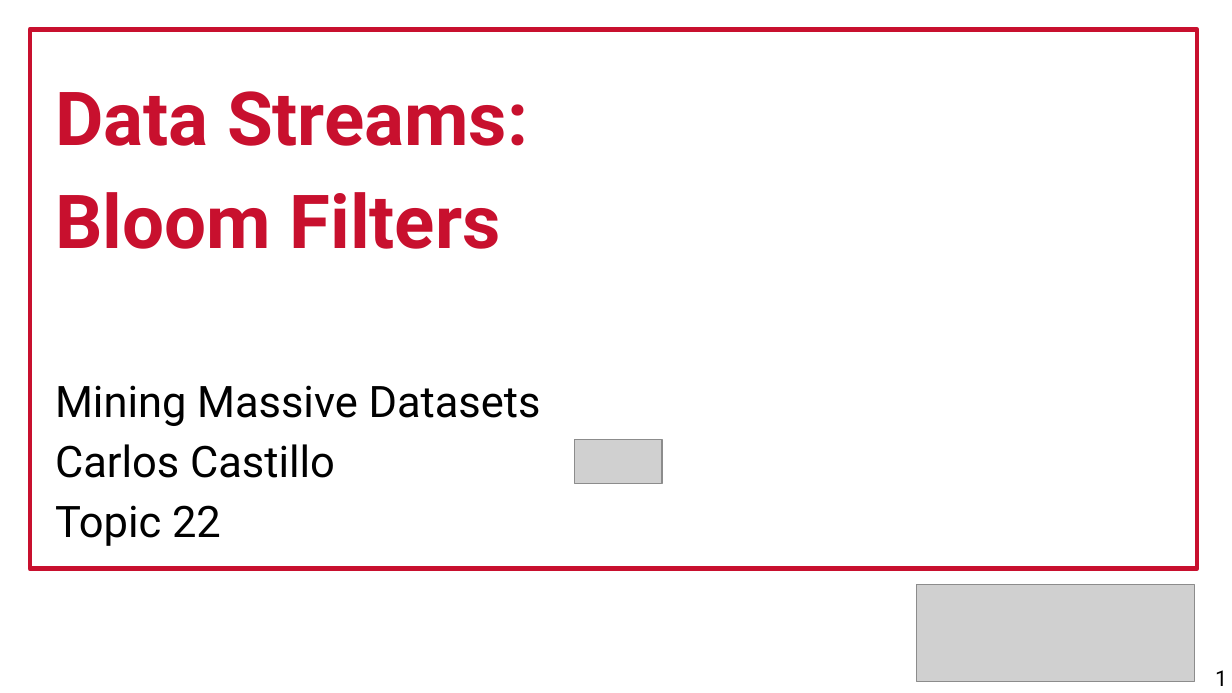
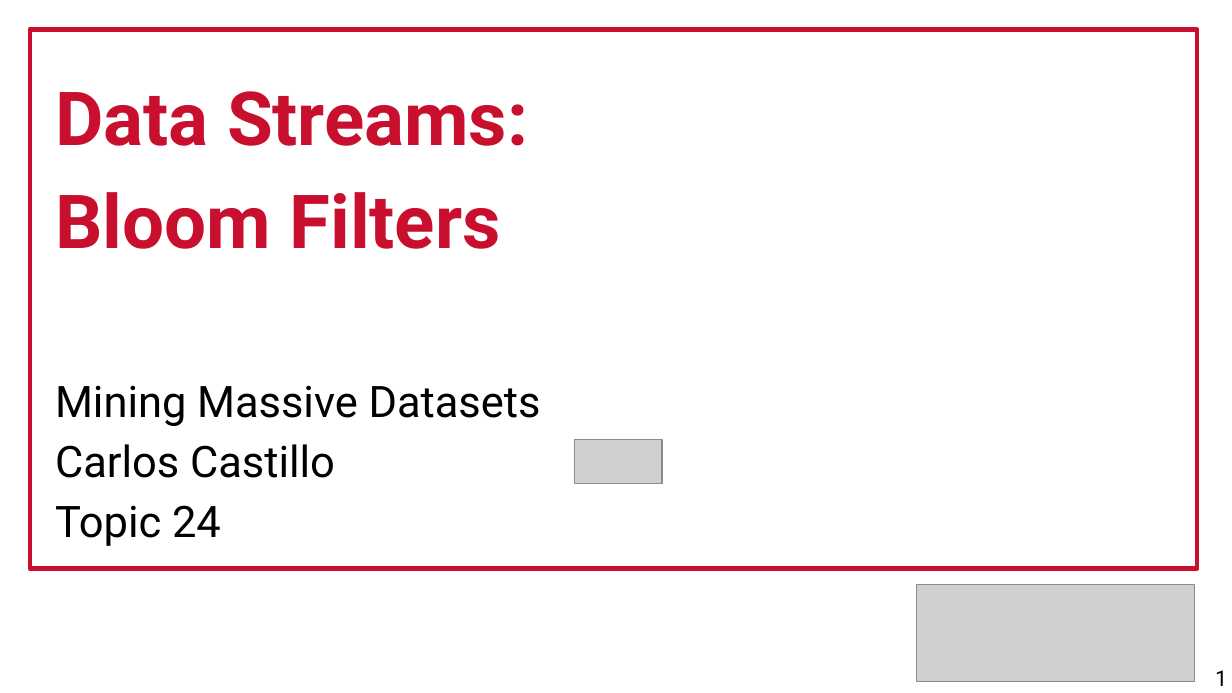
Before and after one commit to marco-calautti/data-mining-course, a slide deck: slide 1 of theory/tt24_bloom_filters.odp. Drawn at 1232x693 pixels with LibreOffice and Linux fonts; fonts in the diff are those of the drawing; grey boxes stand for pictures. Boxes give left, top, right and bottom in pixels: in the first picture for what was removed or moved away, otherwise in the second. Text is boxed around its words. In the diff, an @@ line names an element or a change of style, - is before the commit and + after.

```diff
--- a/theory/tt24_bloom_filters.odp
+++ b/theory/tt24_bloom_filters.odp
@@ text at (55, 505, 221, 546): text changed @@
-Topic 22
+Topic 24
```
Also in this commit, not shown: 1 other slide changed, 4 other files.
